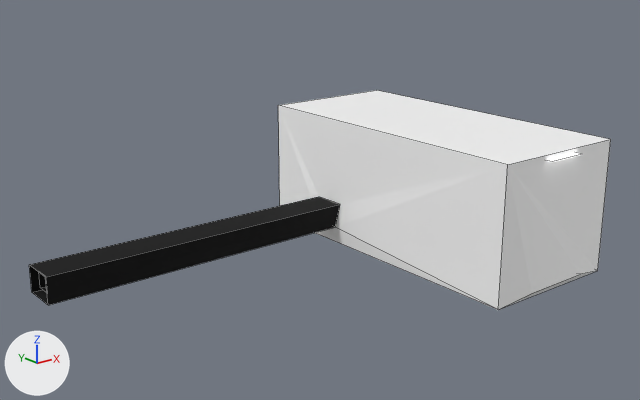
Renders of the Blender file Assets/Model/Haimenobasyo/start2.blend from each side of a commit.
Both versions are drawn from a 50 mm camera at (-89.5, -86.8, 44.6) aimed at (-20.6, -0.6, 10.1). The lights are fixed; the arrows at lower left show +X, +Y and +Z. Mesh edges are drawn as thin lines on the coarser meshes.

Objects in the first picture: 'Building'.
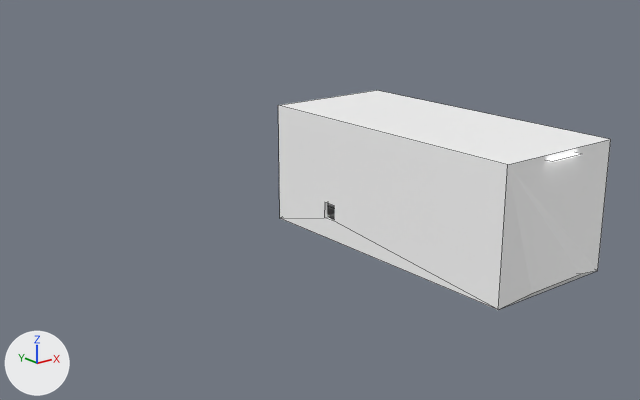
Changed parts and their boxes [x1, y1, x2, y2] in the pictures (640 x 400 px):
'Building', reshaped (43% narrower)
    before: [29, 90, 611, 310]
    after: [278, 90, 611, 310]
part 1 of me_立方体_002, cut back
    before: [29, 120, 489, 306]
    after: [278, 120, 489, 306]

Patch to the scene script:
```diff
--- a/Assets/Model/Haimenobasyo/start2.blend.py
+++ b/Assets/Model/Haimenobasyo/start2.blend.py
@@ me_立方体_002 @@
 # used by ob_building; location = (0.0, 0.0, 8.5); scale = (9.61, 21.2, 8.61)
-me_立方体_002.from_pydata(...)  # 48 vertices, 35 faces; spans x -5.69..1.06, y -1.1..1.11, z -1.06..1.06
+me_立方体_002.from_pydata(...)  # 40 vertices, 31 faces; spans x -1.06..1.06, y -1.1..1.11, z -1.06..1.06
+# me_立方体_002 part 1
+# 12 vertices are removed from x -5.69..-1.06, y 0.36..0.59, z -0.78..-0.36
+# 10 faces are deleted
+# 4 vertices are added at (-1.06, 0.42, -0.71), (-1.06, 0.42, -0.43), (-1.06, 0.53, -0.43), (-1.06, 0.53, -0.71)
+# 6 new faces join them
 me_立方体_002.materials.append(mat_building)
-me_立方体_002.materials.append(mat_入口)  # black #000000
```
